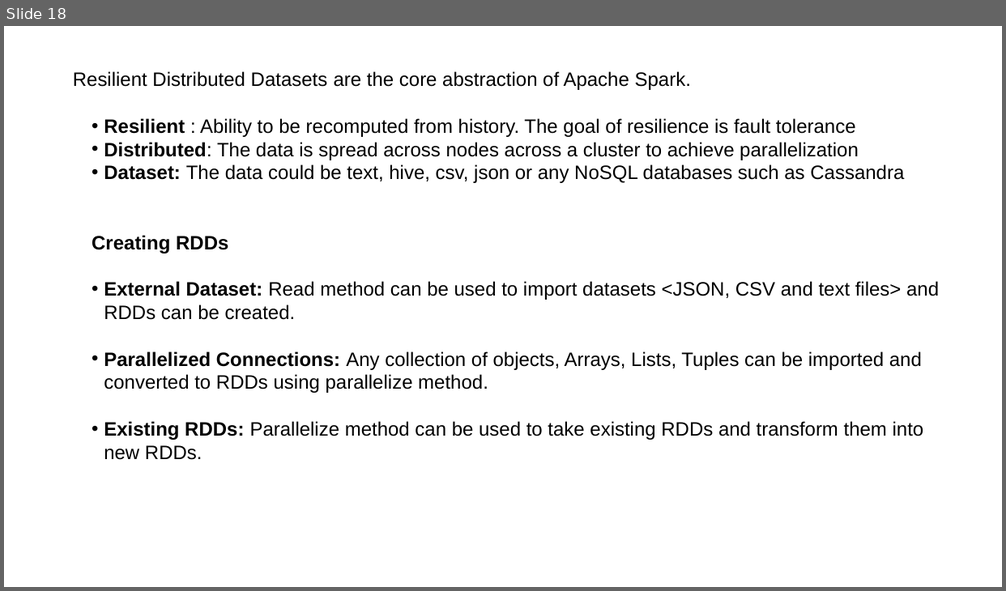
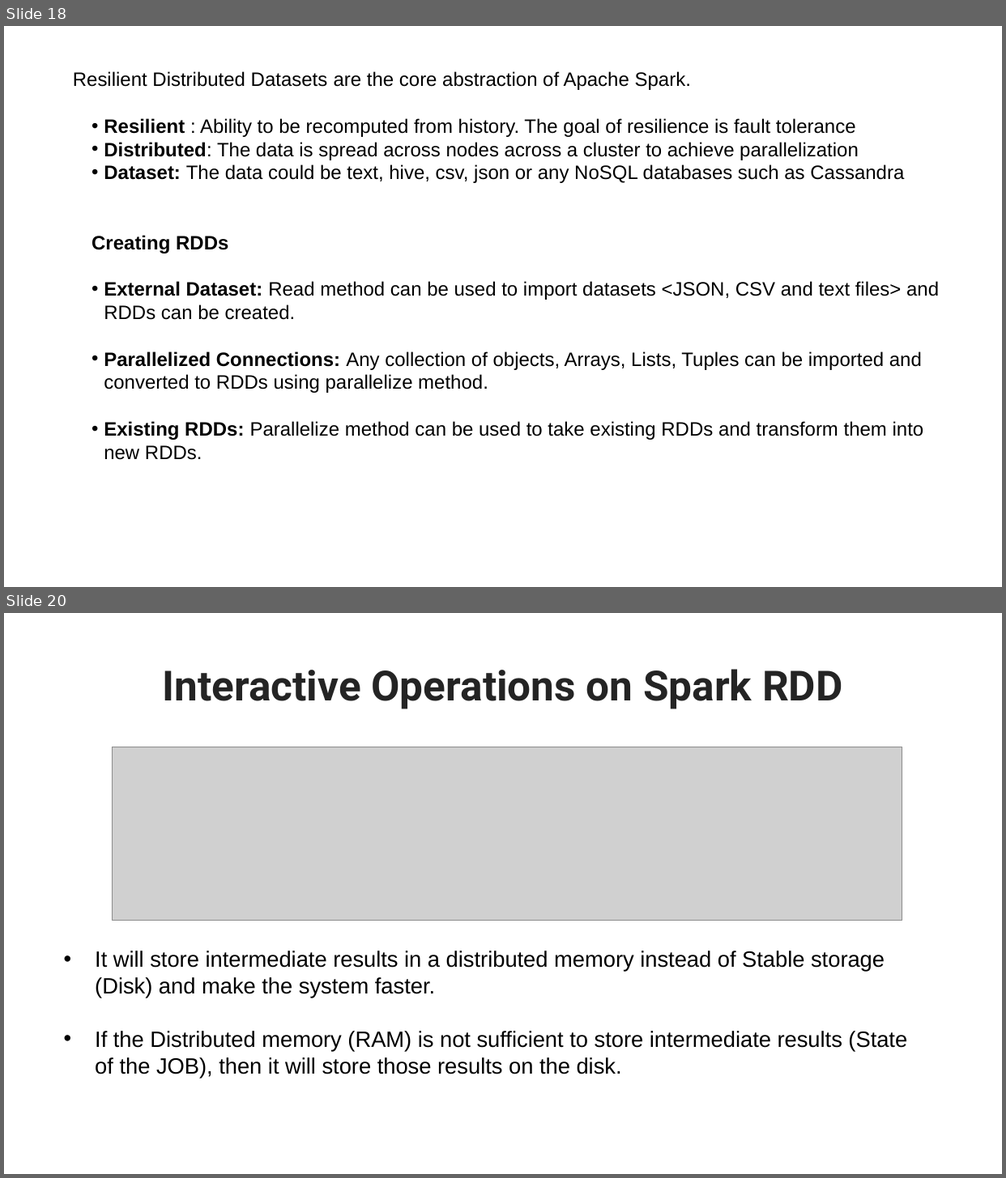
Before and after one commit to danaelshrbiny10/pyspark-playstore, a slide deck: ppt/apache-spark.pptx. Shown one above the other, each under a label of ours: slide 18 before the commit, slides 18 and 20 after it; the slides between them are not shown. The pictures are 1006x591 and 1006x1178 pixels, drawn with LibreOffice and Linux fonts; fonts in the diff are those of the drawing; grey boxes stand for pictures. Boxes give left, top, right and bottom in pixels: in the first picture for what was removed or moved away, otherwise in the second. Text is boxed around its words. In the diff, an @@ line names an element or a change of style, - is before the commit and + after.

```diff
--- a/ppt/apache-spark.pptx
+++ b/ppt/apache-spark.pptx
@@ slide 20 added at box(4, 613, 1002, 1174), background #FFFFFF @@
@@ title added at box(163, 669, 842, 709), 30 pt, text #242424, bold @@
+Interactive Operations on Spark RDD
@@ picture added at box(112, 747, 902, 920) @@
@@ freeform shape added at box(292, 850, 351, 940), fill #FFFFFF @@
@@ freeform shape added at box(475, 850, 534, 940), fill #FFFFFF @@
@@ freeform shape added at box(390, 871, 439, 920), fill #FFFFFF @@
@@ freeform shape added at box(572, 871, 622, 920), fill #FFFFFF @@
@@ freeform shape added at box(752, 871, 803, 920), fill #FFFFFF @@
@@ text added at box(95, 951, 907, 1078), 16 pt, text #000000 @@
+• It will store intermediate results in a distributed memory instead of Stable storage (Disk) and make the system faster.
+• If the Distributed memory (RAM) is not sufficient to store intermediate results (State of the JOB), then it will store those results on the disk.
```
Also in this commit, not shown: 4 slides changed, 2 other slides added, 3 other files.
